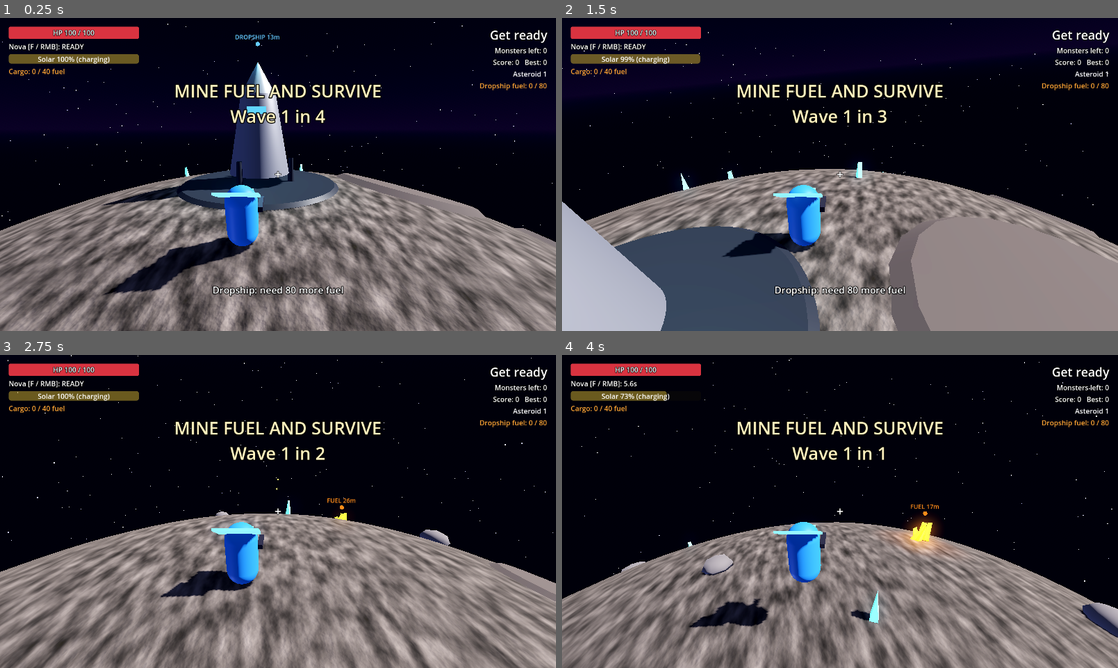
Above: before the commit, frames 1-4 (two rows, left to right).
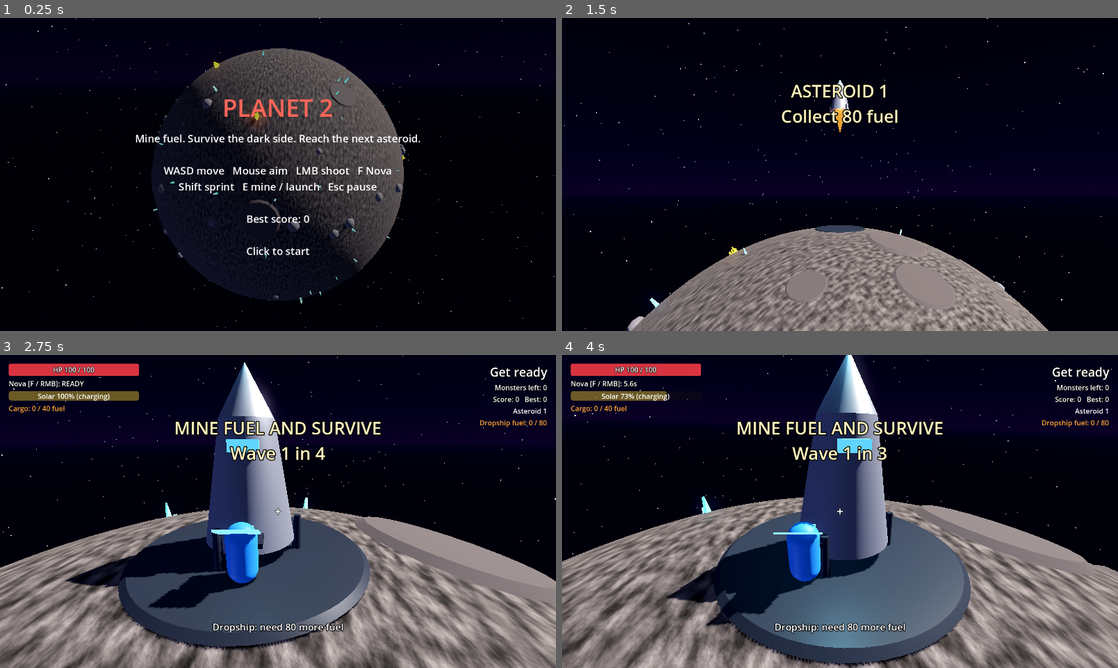
Above: after the commit, the same moments.

Repository: KZar28/planet-2
Game: Godot game, scene res://scenes/main.tscn
The game is run twice, just before and just after one commit, with the same random seed, the same clock (stepped at 60 frames per second) and the same inputs.
Inputs (mouse positions are in pixels of both pictures, inside the frame that each line leads up to):
- Up to frame 1 (0.25 s): no input
- Up to frame 2 (1.5 s): tap Enter (ui_accept) at 0.5, 0.8, 1.35 s; move the mouse to (867, 174) at 0.52 s; hold Shift (sprint) 0.53-1.28 s; hold W (move_forward) from 0.53 s (still down); tap Space (jump) at 0.77 s; move the mouse to (812, 174) at 1.27 s
- Up to frame 3 (2.75 s): keep holding W (move_forward); tap Space (jump) at 1.52 s; tap Shift (sprint) at 1.55 s; move the mouse to (289, 505) at 2.02 s; press the mouse at (289, 505) at 2.03 s; tap Enter (ui_accept) at 2.3 s
- Up to frame 4 (4 s): keep holding W (move_forward); move the mouse to (834, 517) at 2.77 s; release the mouse at (834, 517) at 2.78 s; tap E (interact) at 2.85 s; tap Space (jump) at 3.02, 3.77 s; tap Shift (sprint) at 3.05 s; move the mouse to (878, 514) at 3.52 s; hold Enter (ui_accept) from 3.53 s (still down); tap F (nova) at 3.6 s

The runs differ from the first frame. In frame 1, 59% of the frame differs, in the area x 0-100%, y 0-100%; in frame 2, 44%; in frame 3, 36%; in frame 4, 44%.

Commit message:
Add title screen, dropship landing intro and launch/travel sequence
Co-Authored-By: Kevin Zarzana <kzarzana@gmail.com>

Diff:
--- a/scenes/hud.tscn
+++ b/scenes/hud.tscn
@@ -202,3 +202,23 @@
 theme_override_font_sizes/font_size = 24
 text = "Press Esc or click to resume"
 horizontal_alignment = 1
+
+[node name="Fade" type="ColorRect" parent="."]
+anchors_preset = 15
+anchor_right = 1.0
+anchor_bottom = 1.0
+grow_horizontal = 2
+grow_vertical = 2
+mouse_filter = 2
+color = Color(0, 0, 0, 0)
+
+[node name="FadeLabel" type="Label" parent="Fade"]
+layout_mode = 1
+anchors_preset = 15
+anchor_right = 1.0
+anchor_bottom = 1.0
+grow_horizontal = 2
+grow_vertical = 2
+theme_override_font_sizes/font_size = 40
+horizontal_alignment = 1
+vertical_alignment = 1
--- a/scenes/main.tscn
+++ b/scenes/main.tscn
@@ -75,4 +75,7 @@
 script = ExtResource("4_waves")
 enemies_root = NodePath("../Enemies")
 
+[node name="CinematicCamera" type="Camera3D" parent="."]
+fov = 60.0
+
 [node name="HUD" parent="." instance=ExtResource("5_hud")]
--- a/scripts/dropship.gd
+++ b/scripts/dropship.gd
@@ -9,12 +9,17 @@
 
 var quota := 100.0
 var stored := 0.0
+var rest_position := Vector3.ZERO
+var thrusters_on := false
+var _flame := MeshInstance3D.new()
+var _flame_light := OmniLight3D.new()
 var _beacon: OmniLight3D
 var _t := 0.0
 
 
 func _ready() -> void:
 	add_to_group("dropship")
+	rest_position = position
 	collision_mask = 0
 	var hull := _material(Color(0.75, 0.77, 0.8), 0.7)
 	var dark := _material(Color(0.2, 0.22, 0.25), 0.3)
@@ -27,7 +32,10 @@
 	pad.bottom_radius = 4.2
 	pad.height = 0.15
 	pad.material = dark
-	_add_mesh(pad, Vector3(0, 0.05, 0))
+	var pad_instance := _add_mesh(pad, Vector3(0, 0.05, 0))
+	# The pad stays on the ground when the ship lifts off.
+	pad_instance.top_level = true
+	pad_instance.global_transform = global_transform * Transform3D(Basis(), Vector3(0, 0.05, 0))
 	var body := CylinderMesh.new()
 	body.top_radius = 0.9
 	body.bottom_radius = 1.6
@@ -67,11 +75,39 @@
 	_beacon.position = Vector3(0, 6.5, 0)
 	add_child(_beacon)
 
+	var flame_mat := StandardMaterial3D.new()
+	flame_mat.shading_mode = BaseMaterial3D.SHADING_MODE_UNSHADED
+	flame_mat.transparency = BaseMaterial3D.TRANSPARENCY_ALPHA
+	flame_mat.albedo_color = Color(1.0, 0.6, 0.2, 0.85)
+	var flame_mesh := CylinderMesh.new()
+	flame_mesh.top_radius = 1.1
+	flame_mesh.bottom_radius = 0.0
+	flame_mesh.height = 3.5
+	flame_mesh.material = flame_mat
+	_flame.mesh = flame_mesh
+	_flame.position = Vector3(0, -1.1, 0)
+	_flame.cast_shadow = GeometryInstance3D.SHADOW_CASTING_SETTING_OFF
+	add_child(_flame)
+	_flame_light.light_color = Color(1.0, 0.6, 0.25)
+	_flame_light.omni_range = 14.0
+	_flame_light.position = Vector3(0, -0.5, 0)
+	add_child(_flame_light)
+	set_thrusters(false)
+
 
 func _process(delta: float) -> void:
 	_t += delta
 	var speed := 6.0 if quota_met() else 2.0
 	_beacon.light_energy = 1.0 + sin(_t * speed) * 0.8
+	if thrusters_on:
+		_flame.scale = Vector3(1.0, randf_range(0.8, 1.25), 1.0)
+		_flame_light.light_energy = randf_range(2.0, 4.0)
+
+
+func set_thrusters(on: bool) -> void:
+	thrusters_on = on
+	_flame.visible = on
+	_flame_light.visible = on
 
 
 func is_in_range(node: Node3D) -> bool:
@@ -87,11 +123,12 @@
 	return stored >= quota
 
 
-func _add_mesh(mesh: Mesh, offset: Vector3) -> void:
+func _add_mesh(mesh: Mesh, offset: Vector3) -> MeshInstance3D:
 	var mi := MeshInstance3D.new()
 	mi.mesh = mesh
 	mi.position = offset
 	add_child(mi)
+	return mi
 
 
 func _material(color: Color, metallic: float) -> StandardMaterial3D:
--- a/scripts/game_state.gd
+++ b/scripts/game_state.gd
@@ -3,6 +3,8 @@
 
 var level := 1
 var score := 0
+## Only the first load of a session shows the title screen.
+var show_title := true
 
 
 func reset() -> void:
--- a/scripts/hud.gd
+++ b/scripts/hud.gd
@@ -16,6 +16,8 @@
 @onready var _asteroid_label: Label = $WaveInfo/AsteroidLabel
 @onready var _fuel_label: Label = $WaveInfo/FuelLabel
 @onready var _prompt: Label = $Prompt
+@onready var fade_rect: ColorRect = $Fade
+@onready var _fade_label: Label = $Fade/FadeLabel
 @onready var _overlay: Control = $Overlay
 @onready var _overlay_title: Label = $Overlay/Center/Box/Title
 @onready var _overlay_body: Label = $Overlay/Center/Box/Body
@@ -47,6 +49,34 @@
 	for type in active:
 		lines.append("%s %.0fs" % [Powerup.INFO[type].name, ceilf(active[type])])
 	_powerup_label.text = "\n".join(lines)
+
+
+func set_gameplay_visible(visible_now: bool) -> void:
+	for node: CanvasItem in [$Stats, $WaveInfo, $Crosshair, $Markers, _prompt]:
+		node.visible = visible_now
+
+
+func fade(to_alpha: float, duration: float) -> void:
+	create_tween().tween_property(fade_rect, "color:a", to_alpha, duration)
+
+
+func set_fade_alpha(alpha: float) -> void:
+	fade_rect.color.a = alpha
+
+
+func set_fade_text(text: String) -> void:
+	_fade_label.text = text
+
+
+func show_title(best: int) -> void:
+	_overlay.show()
+	_overlay.color.a = 0.3
+	_overlay_title.text = "PLANET 2"
+	_overlay_body.text = "Mine fuel. Survive the dark side. Reach the next asteroid.\n\nWASD move   Mouse aim   LMB shoot   F Nova\nShift sprint   E mine / launch   Esc pause\n\nBest score: %d\n\nClick to start" % best
+
+
+func hide_overlay() -> void:
+	_overlay.hide()
 
 
 func set_prompt(text: String) -> void:
@@ -100,6 +130,7 @@
 
 func show_paused(paused: bool) -> void:
 	_overlay.visible = paused
+	_overlay.color.a = 0.6
 	_overlay_title.text = "PAUSED"
 	_overlay_body.text = "Press Esc or click to resume"
 
@@ -107,6 +138,7 @@
 func show_game_over(level: int, wave: int, score: int, high_score: int) -> void:
 	_message.text = ""
 	_overlay.show()
+	_overlay.color.a = 0.6
 	_overlay_title.text = "YOU WERE OVERRUN"
 	var best := "New best!" if score >= high_score and score > 0 else "Best: %d" % high_score
 	_overlay_body.text = "Reached asteroid %d, wave %d\nScore: %d   %s\n\nPress R or Enter to try again" % [level, wave, score, best]
--- a/scripts/main.gd
+++ b/scripts/main.gd
@@ -5,12 +5,22 @@
 var score := 0
 var high_score := 0
 var game_over := false
-var launching := false
+enum Phase { TITLE, LANDING, PLAYING, LAUNCHING }
+
+const DESCENT_HEIGHT := 45.0
+
+var phase := Phase.PLAYING
+var _sequence: Tween
+var _title_angle := 0.0
 
 @onready var _player: Player = $Player
 @onready var _waves: Node = $WaveManager
 @onready var _hud: CanvasLayer = $HUD
 @onready var _dropship: Dropship = $Dropship
+@onready var _cine_cam: Camera3D = $CinematicCamera
+@onready var _player_cam: Camera3D = $Player/CameraPivot/SpringArm3D/Camera3D
+@onready var _enemies: Node3D = $Enemies
+@onready var _powerups: Node = $PowerupSpawner
 
 
 func _ready() -> void:
@@ -37,12 +47,94 @@
 	_waves.enemy_killed.connect(_on_enemy_killed)
 	_hud.set_health(_player.health, _player.max_health)
 	_hud.set_score(score, high_score)
+	_hud.set_fade_text("")
+	_set_gameplay_active(false)
+	if GameState.show_title:
+		_show_title()
+	else:
+		_hud.set_fade_alpha(1.0)
+		_start_landing()
+
+
+func _process(delta: float) -> void:
+	match phase:
+		Phase.TITLE:
+			_title_angle += delta * 0.08
+			_cine_cam.global_position = Vector3(sin(_title_angle), 0.35, cos(_title_angle)).normalized() * 95.0
+			_cine_cam.look_at(Vector3.ZERO, Vector3.UP)
+		Phase.LANDING, Phase.LAUNCHING:
+			var up := _dropship.global_basis.y
+			var ship := _dropship.global_position + up * 3.0
+			_cine_cam.look_at(ship.lerp(_dropship.rest_position, 0.6), up)
+
+
+func _set_gameplay_active(active: bool) -> void:
+	for node: Node in [_player, _waves, _powerups, _enemies]:
+		node.process_mode = Node.PROCESS_MODE_PAUSABLE if active else Node.PROCESS_MODE_DISABLED
+	_player.visible = active
+	_hud.set_gameplay_visible(active)
+	(_player_cam if active else _cine_cam).make_current()
+
+
+func _place_cinematic_camera() -> void:
+	var b := _dropship.global_basis
+	_cine_cam.global_position = _dropship.rest_position + b.y * 6.0 + b.x * 36.0 + b.z * 28.0
+
+
+func _show_title() -> void:
+	phase = Phase.TITLE
+	Input.mouse_mode = Input.MOUSE_MODE_VISIBLE
+	_dropship.position = _dropship.rest_position + _dropship.global_basis.y * DESCENT_HEIGHT
+	_hud.show_title(high_score)
+
+
+func _start_landing() -> void:
+	phase = Phase.LANDING
+	GameState.show_title = false
+	_hud.hide_overlay()
 	Input.mouse_mode = Input.MOUSE_MODE_CAPTURED
+	_place_cinematic_camera()
+	_dropship.position = _dropship.rest_position + _dropship.global_basis.y * DESCENT_HEIGHT
+	_dropship.set_thrusters(true)
+	_hud.fade(0.0, 1.2)
+	_hud.show_message("ASTEROID %d\nCollect %d fuel" % [GameState.level, roundi(_dropship.quota)], 4.0)
+	_sequence = create_tween()
+	_sequence.tween_property(_dropship, "position", _dropship.rest_position, 4.0).set_ease(Tween.EASE_OUT).set_trans(Tween.TRANS_CUBIC)
+	_sequence.tween_callback(_dropship.set_thrusters.bind(false))
+	_sequence.tween_interval(0.7)
+	_sequence.tween_callback(_finish_landing)
+
+
+func _finish_landing() -> void:
+	if phase != Phase.LANDING:
+		return
+	_sequence.kill()
+	_dropship.position = _dropship.rest_position
+	_dropship.set_thrusters(false)
+	_hud.set_fade_alpha(0.0)
+	phase = Phase.PLAYING
+	_set_gameplay_active(true)
+	Input.mouse_mode = Input.MOUSE_MODE_CAPTURED
+
+
+func _is_skip(event: InputEvent) -> bool:
+	return event.is_action_pressed("ui_cancel") or (event is InputEventMouseButton and event.pressed)
 
 
 func _unhandled_input(event: InputEvent) -> void:
-	if launching:
-		return
+	match phase:
+		Phase.TITLE:
+			if (event is InputEventMouseButton and event.pressed) or event.is_action_pressed("ui_accept"):
+				_start_landing()
+			return
+		Phase.LANDING:
+			if _is_skip(event):
+				_finish_landing()
+			return
+		Phase.LAUNCHING:
+			if _is_skip(event):
+				get_tree().reload_current_scene()
+			return
 	if game_over:
 		if event.is_action_pressed("restart"):
 			get_tree().reload_current_scene()
@@ -78,22 +170,27 @@
 
 
 func _launch() -> void:
-	if launching or game_over:
+	if phase != Phase.PLAYING or game_over:
 		return
-	launching = true
+	phase = Phase.LAUNCHING
 	_waves.stop()
-	_player.process_mode = Node.PROCESS_MODE_DISABLED
-	_player.visible = false
-	_hud.set_prompt("")
-	_hud.show_message("LAUNCHING TO ASTEROID %d" % (GameState.level + 1), 3.0)
-	var bonus := 100 * GameState.level
-	_on_enemy_killed(bonus)
-	var tween := create_tween()
-	tween.tween_property(_dropship, "position", _dropship.position + _dropship.global_basis.y * 40.0, 2.5).set_ease(Tween.EASE_IN).set_trans(Tween.TRANS_QUAD)
-	await tween.finished
+	_set_gameplay_active(false)
+	_place_cinematic_camera()
+	_on_enemy_killed(100 * GameState.level)
 	GameState.level += 1
 	GameState.score = score
-	get_tree().reload_current_scene()
+	_sequence = create_tween()
+	for n in [3, 2, 1]:
+		_sequence.tween_callback(_hud.show_message.bind(str(n), 0.8))
+		_sequence.tween_interval(0.8)
+	_sequence.tween_callback(_dropship.set_thrusters.bind(true))
+	_sequence.tween_callback(_hud.show_message.bind("LIFTOFF", 1.5))
+	var target := _dropship.rest_position + _dropship.global_basis.y * DESCENT_HEIGHT
+	_sequence.tween_property(_dropship, "position", target, 3.5).set_ease(Tween.EASE_IN).set_trans(Tween.TRANS_QUAD)
+	_sequence.parallel().tween_property(_hud.fade_rect, "color:a", 1.0, 1.0).set_delay(2.5)
+	_sequence.tween_callback(_hud.set_fade_text.bind("TRAVELING TO ASTEROID %d" % GameState.level))
+	_sequence.tween_interval(1.8)
+	_sequence.tween_callback(get_tree().reload_current_scene)
 
 
 func _on_enemy_killed(value: int) -> void:
